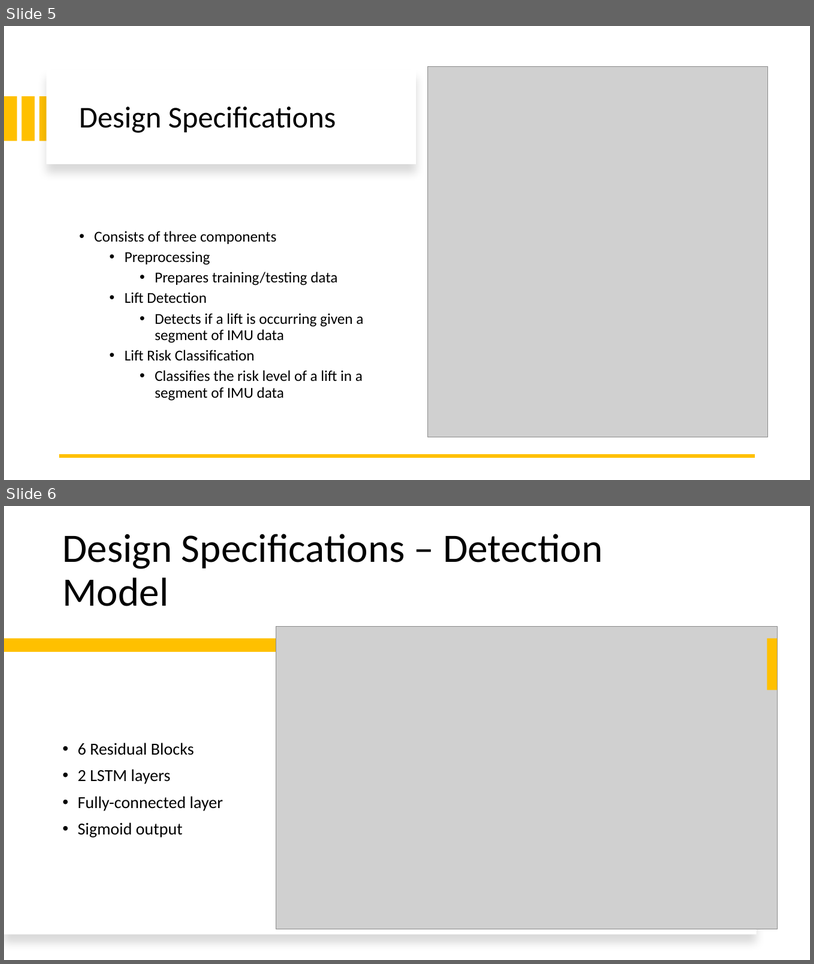
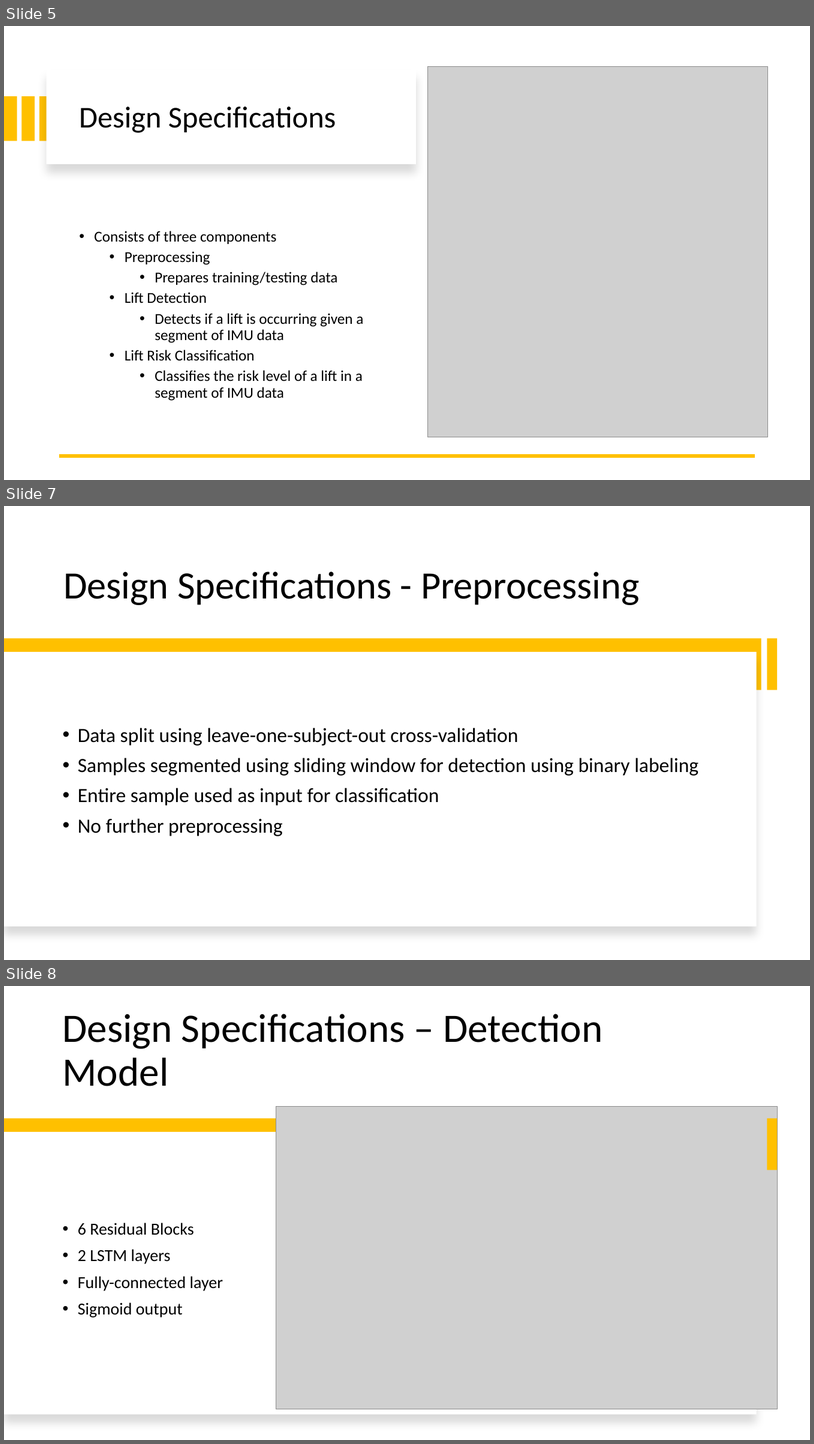
Before and after one commit to brennan-thomas/lift-risk, a slide deck: presentations/final.pptx. Shown one above the other, each under a label of ours: slides 5 and 6 before the commit, slides 5, 7 and 8 after it; the slides between them are not shown. The pictures are 814x964 and 814x1444 pixels, drawn with LibreOffice and Linux fonts; fonts in the diff are those of the drawing; grey boxes stand for pictures. Boxes give left, top, right and bottom in pixels: in the first picture for what was removed or moved away, otherwise in the second. Text is boxed around its words. In the diff, an @@ line names an element or a change of style, - is before the commit and + after.

```diff
--- a/presentations/final.pptx
+++ b/presentations/final.pptx
@@ slide 7 added at (4,506,810,960), background #FFFFFF @@
@@ title added at (63,571,639,605), 46 pt, text #000000 @@
+Design Specifications - Preprocessing
@@ rectangle added at (4,639,762,690), fill #FFC000 @@
@@ rectangle added at (767,639,778,690), fill #FFC000 @@
@@ rectangle added at (4,652,757,927), fill #FFFFFF @@
@@ text added at (78,727,699,836), 24 pt, text #000000 @@
+• Data split using leave-one-subject-out cross-validation
+• Samples segmented using sliding window for detection using binary labeling
+• Entire sample used as input for classification
+• No further preprocessing
@@ what was slide 6 is now slide 8 @@
```
Also in this commit, not shown: 4 slides changed, 3 other slides added, 1 slide removed, 11 other files.
